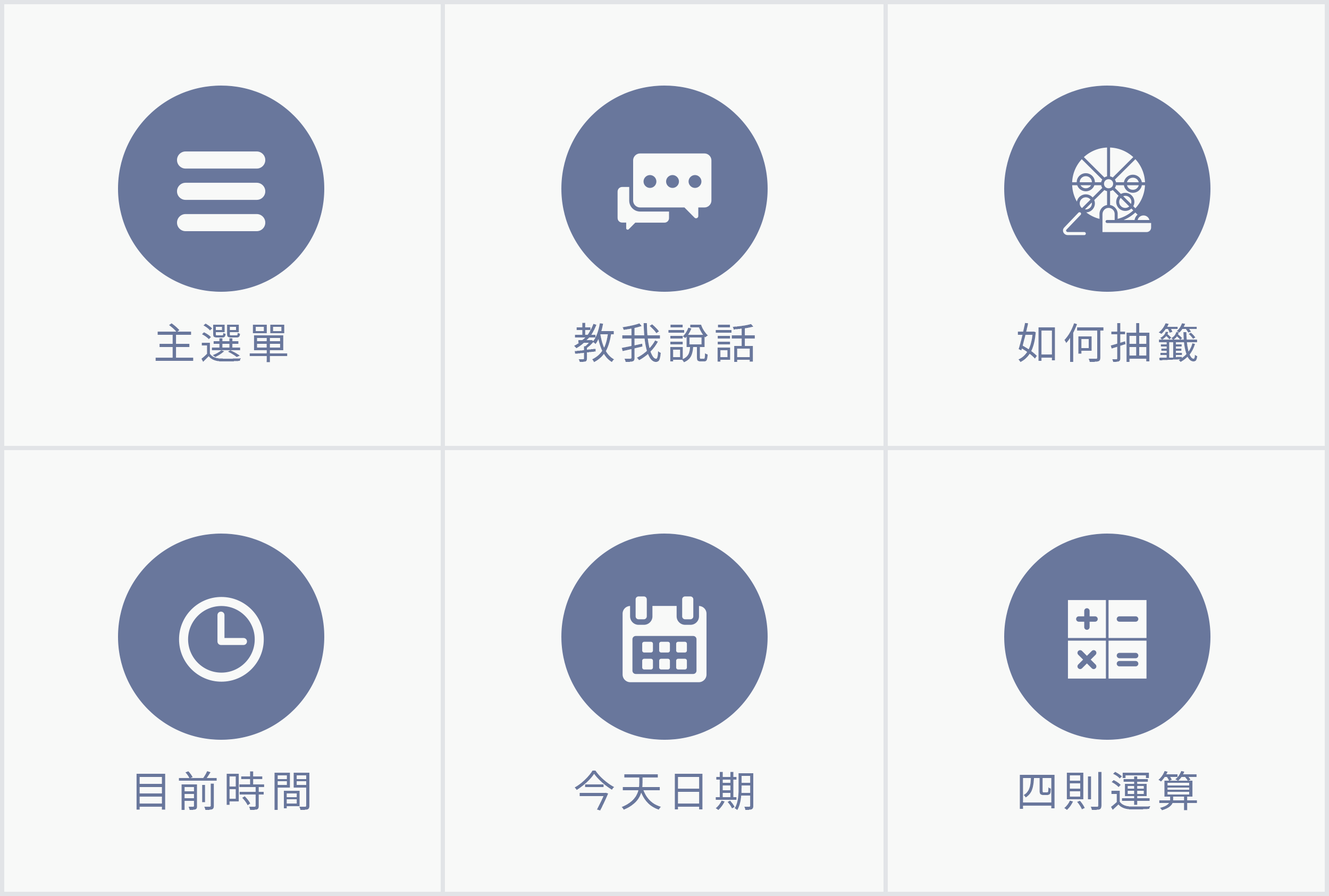
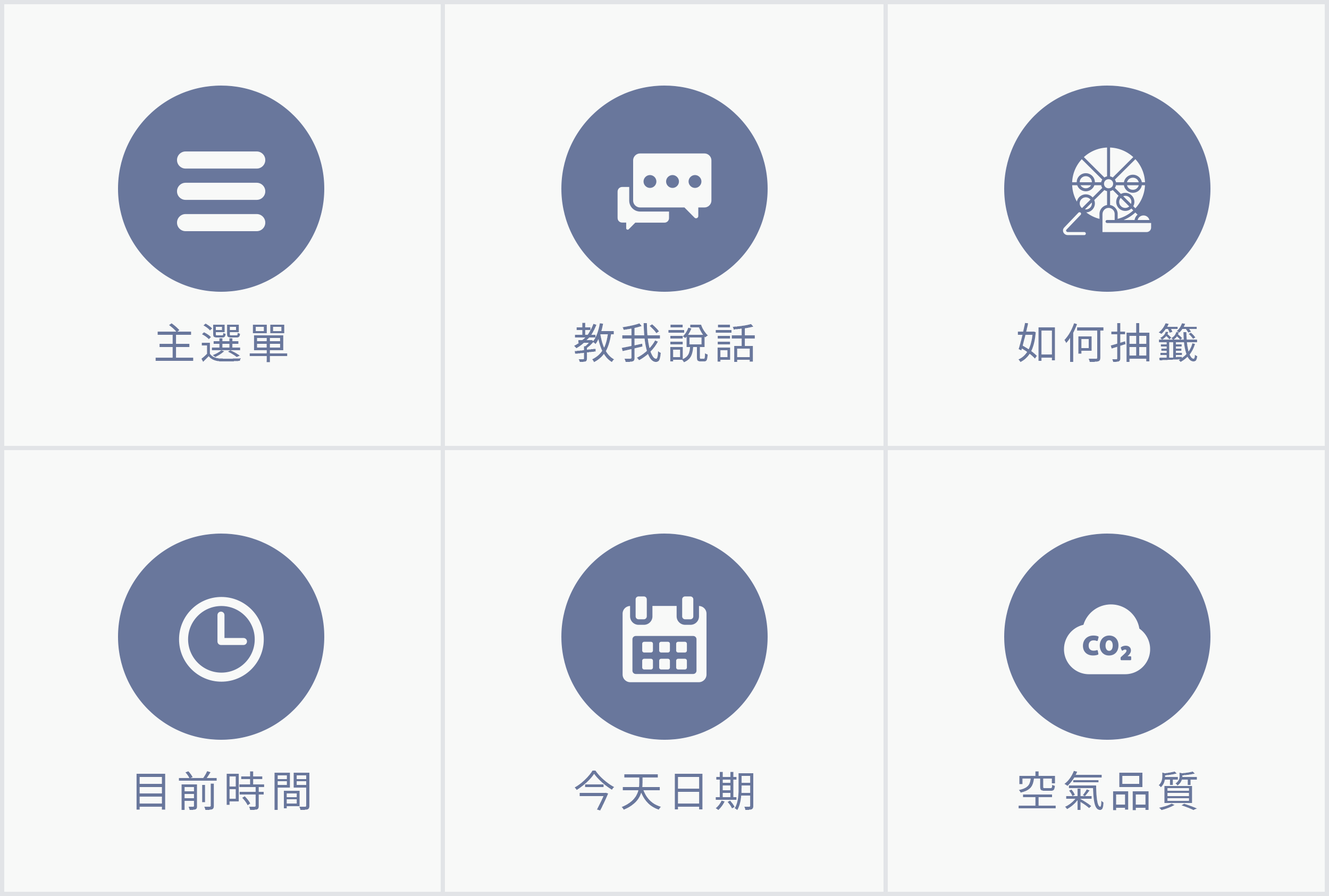
Layer changes from the first w=1329, h=896 image to the second:
renamed "calculator" to "co2-inside-cloud", painted on it over [1063, 600, 1151, 679]
renamed "四則運算" to "空氣品質", painted on it over [1018, 770, 1198, 811]
